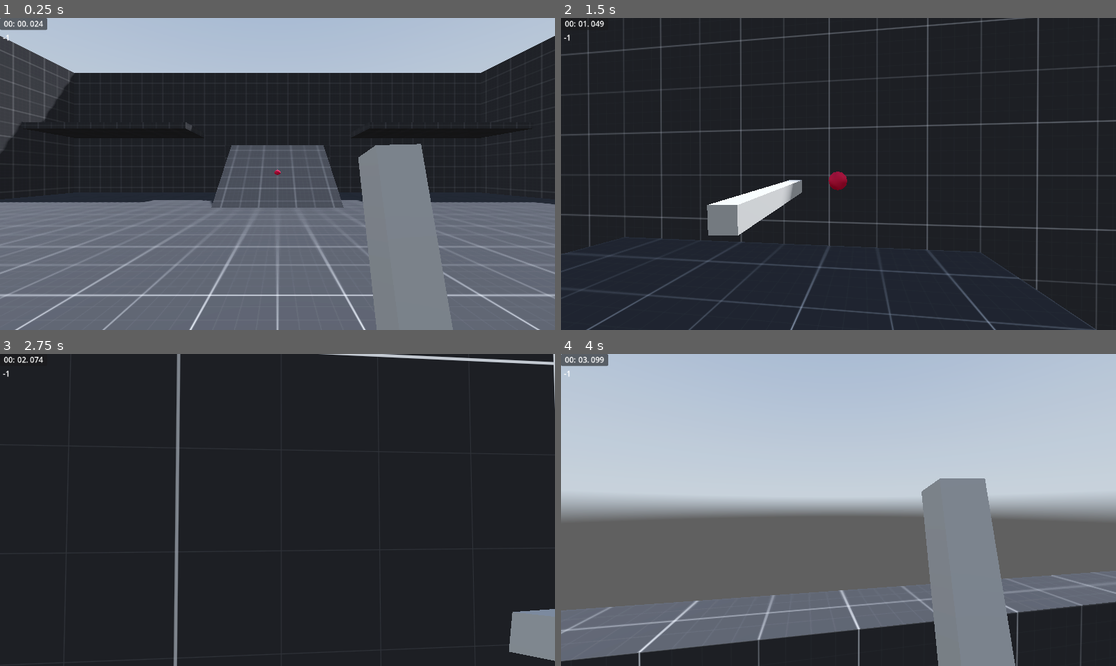
Above: before the commit, frames 1-4 (two rows, left to right).
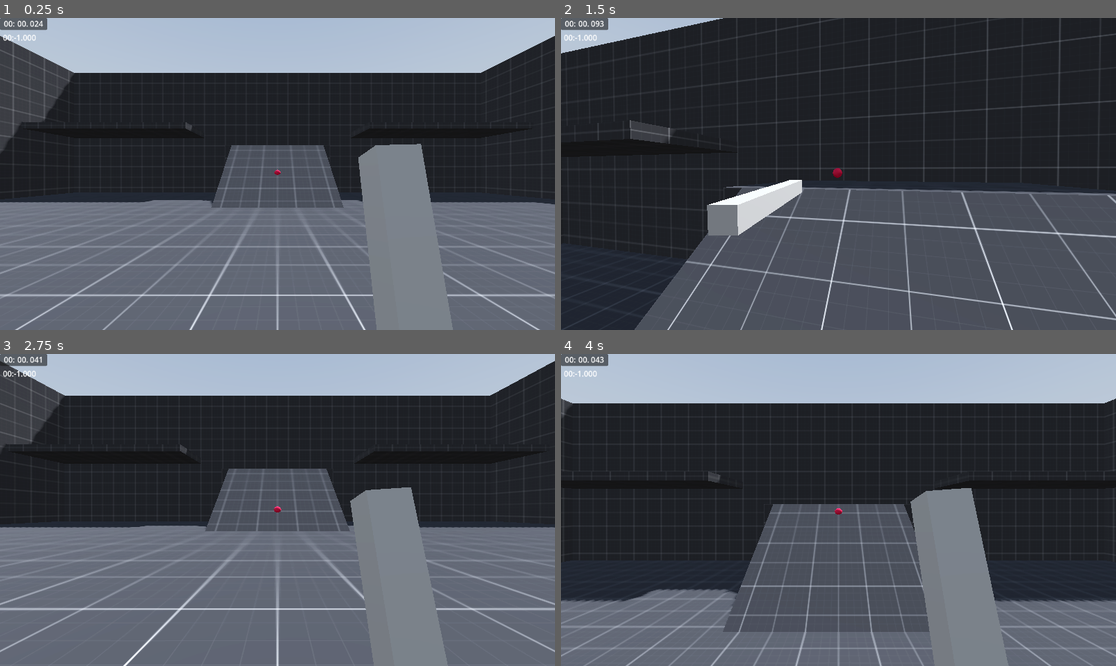
Above: after the commit, the same moments.

Repository: fearbucker/FirstPersonPlatformer
Game: Godot game, scene res://Levels/Main/L_Main.tscn
Two runs of this game, one before a commit and one after it. Both use one fixed random seed, a clock stepped at 60 frames per second and the inputs below. A sky picture missing from this copy of the repository is replaced by a grey-blue gradient.
Inputs (mouse positions are in pixels of both pictures, inside the frame that each line leads up to):
- Up to frame 1 (0.25 s): no input
- Up to frame 2 (1.5 s): move the mouse to (866, 174) at 0.52 s; hold R (R, bound only after the commit) 0.53-1.28 s; hold W (move_forward) from 0.53 s (still down); click (866, 174) at 0.67 s; tap Space (jump) at 0.77 s; move the mouse to (810, 174) at 1.27 s; click (810, 174) at 1.35 s
- Up to frame 3 (2.75 s): keep holding W (move_forward); tap Space (jump) at 1.52 s; tap R (R, bound only after the commit) at 1.55, 2.3 s; move the mouse to (288, 503) at 2.02 s; hold Ctrl (crouch) from 2.03 s (still down)
- Up to frame 4 (4 s): keep holding W (move_forward); move the mouse to (832, 516) at 2.77 s; release Ctrl (crouch) at 2.78 s; tap E (ePress) at 2.85 s; click (832, 516) at 2.92 s; tap Space (jump) at 3.02, 3.77 s; tap R (R, bound only after the commit) at 3.05 s; move the mouse to (877, 513) at 3.52 s; hold R (R, bound only after the commit) from 3.53 s (still down); tap Q (hook) at 3.6 s

The runs differ from the first frame. In frame 1, less than 0.1% of the frame differs, in the area x 0-7%, y 5-8%; in frame 2, 38%; in frame 3, 64%; in frame 4, 64%, in the area x 0-100%, y 0-100%.

Commit message:
A lot Read sum
pause menu, rearranged files, made level select cleaner, rounded numbers

Diff:
--- a/Levels/Level Select.gd
+++ /dev/null
@@ -1,25 +0,0 @@
-extends Control
-@onready var level_1 = $"Level 1"
-@onready var level_1_best_time = $"Level 1 Best Time"
-
-var lvl1save = "user://lvl1.save"
-var lvl1time
-
-# Called when the node enters the scene tree for the first time.
-func _ready():
-	load_score1()
-	level_1_best_time.text = str(lvl1time)
-
-# Called every frame. 'delta' is the elapsed time since the previous frame.
-func _process(delta):
-	pass
-
-func _on_level_1_pressed():
-	get_tree().change_scene_to_file("res://Levels/Main/L_Main.tscn")
-
-func load_score1():
-	if FileAccess.file_exists(lvl1save):
-		var file = FileAccess.open(lvl1save, FileAccess.READ)
-		if file:
-			lvl1time = file.get_float()
-			file.close()
--- a/Levels/Main/L_Main.gd
+++ b/Levels/Main/L_Main.gd
@@ -7,8 +7,10 @@
 
 @export var fast_close := true
 
+
 # Called when the node enters the scene tree for the first time.
 func _ready() -> void:
+
 	Input.set_mouse_mode(Input.MOUSE_MODE_CAPTURED)
 
 	if !OS.is_debug_build():
@@ -22,8 +24,6 @@
 
 
 func _input(event: InputEvent) -> void:
-	if event.is_action_pressed(&"ui_cancel"):
-		get_tree().quit() # Quits the game
 
 	if event.is_action_pressed(&"change_mouse_input"):
 		match Input.get_mouse_mode():
@@ -32,6 +32,8 @@
 			Input.MOUSE_MODE_VISIBLE:
 				Input.set_mouse_mode(Input.MOUSE_MODE_CAPTURED)
 
+	if event.is_action_pressed("R"):
+		get_tree().reload_current_scene()
 
 # Capture mouse if clicked on the game, needed for HTML5
 # Called when an InputEvent hasn't been consumed by _input() or any GUI item
--- a/Levels/Main/L_Main.tscn
+++ b/Levels/Main/L_Main.tscn
@@ -7,6 +7,7 @@
 [ext_resource type="Material" uid="uid://sofvlrq3jmka" path="res://Levels/Main/Materials/M_Dark.tres" id="4_m7xar"]
 [ext_resource type="Texture2D" uid="uid://bsypmdejmb4hv" path="res://Levels/Main/sky.exr" id="6_udrwv"]
 [ext_resource type="Script" path="res://Levels/Main/timer.gd" id="7_k1nvq"]
+[ext_resource type="PackedScene" uid="uid://b21aexobqgp1o" path="res://MenuScenes/pause_menu.tscn" id="8_g1tc1"]
 
 [sub_resource type="BoxMesh" id="BoxMesh_egctf"]
 size = Vector3(8, 4, 4)
@@ -348,6 +349,9 @@
 offset_right = 46.0
 offset_bottom = 52.0
 
+[node name="PauseMenu" parent="CanvasLayer" instance=ExtResource("8_g1tc1")]
+metadata/_edit_use_anchors_ = true
+
 [node name="VictoryZone" type="Area3D" parent="."]
 transform = Transform3D(1, 0, 0, 0, 1, 0, 0, 0, 1, 136.144, 45.1718, 12.0625)
 
--- a/Levels/Main/timer.gd
+++ b/Levels/Main/timer.gd
@@ -21,10 +21,11 @@
 	$Minutes.text = "%02d:" % minutes
 	$Seconds.text = "%02d." % seconds
 	$Msecs.text = "%03d" % msec
-	$BestTime.text = str(best_time)
+	$BestTime.text = "%02d:%02d.%03d" % [int(fmod(best_time, 3600) / 60), int(fmod(best_time, 60)), int(fmod(best_time, 1) * 100)]
 
 func stop() -> void:
 	set_process(false)
+
 
 func _on_victory_zone_area_entered(area):
 	stop()
@@ -32,7 +33,6 @@
 	if best_time < 0 or time < best_time:
 		best_time = time
 		save_best_time()
-		$BestTime.text = str(best_time)
 
 	Input.set_mouse_mode(Input.MOUSE_MODE_VISIBLE)
 	get_tree().change_scene_to_file("res://Levels/Transitions/lvl_1_2_transition.tscn")
--- a/Levels/Transitions/lvl_1_2_transition.gd
+++ b/Levels/Transitions/lvl_1_2_transition.gd
@@ -3,6 +3,8 @@
 @onready var retry = $Retry
 @onready var next_level = $"Next Level"
 @onready var your_best_time_was = $"Your Best Time was"
+var menu_scene = "res://MenuScenes/Main Scene.tscn"
+var curr_level = "res://Levels/Main/L_Main.tscn"
 
 var lvl1save = "user://lvl1.save"
 var lvl1time
@@ -11,13 +13,16 @@
 # Called when the node enters the scene tree for the first time.
 func _ready():
 	load_score1()
-	your_best_time_was.text = "Your best time was: " + str(lvl1time)
+	your_best_time_was.text = "Your best time was: " + number_round(lvl1time)
 	load_curr_time()
-	your_time_was.text = "Your time was: " + str(curr_time)
+	your_time_was.text = "Your times was: " + number_round(curr_time)
 
 # Called every frame. 'delta' is the elapsed time since the previous frame.
 func _process(delta):
 	pass
+
+func number_round(time):
+	return "%02d:%02d.%03d" % [int(fmod(time, 3600) / 60), int(fmod(time, 60)), int(fmod(time, 1) * 100)]
 
 func load_curr_time():
 	var file = FileAccess.open(curr_time_path, FileAccess.READ)
@@ -30,11 +35,10 @@
 
 
 func _on_retry_pressed():
-	get_tree().change_scene_to_file("res://Levels/Main/L_Main.tscn")
+	get_tree().change_scene_to_file(curr_level)
 
 func _on_next_level_pressed(): # TODO MAKE NEXT LEVEL
 	pass # Replace with function body.
 
-
 func _on_main_menu_pressed():
-	get_tree().change_scene_to_file("res://Levels/Main Scene.tscn")
+	get_tree().change_scene_to_file(menu_scene)
--- /dev/null
+++ b/MenuScenes/Level Select.gd
@@ -0,0 +1,34 @@
+extends Control
+
+#CREATE REFERENCE TO ALL LEVEL BEST TIMES HERE
+@onready var level_1_best_time = $"Level 1 Best Time"
+
+# INDEX OF ALL SCORE FILES
+var score_files = {
+	"level1": "user://lvl1.save"
+}
+
+# ADD REFERENCE TO ALL LEVELS HERE
+var level1 = "level1"
+
+# Called when the node enters the scene tree for the first time.
+func _ready():
+	load_score(level1, level_1_best_time)
+
+# Called every frame. 'delta' is the elapsed time since the previous frame.
+func _process(delta):
+	pass
+
+func text_assign(label, time):
+	label.text = "%02d:%02d.%03d" % [int(fmod(time, 3600) / 60), int(fmod(time, 60)), int(fmod(time, 1) * 100)]
+
+func _on_level_1_pressed():
+	get_tree().change_scene_to_file("res://Levels/Main/L_Main.tscn")
+
+func load_score(level, label):
+	if score_files.has(level) and FileAccess.file_exists(score_files[level]):
+		var file = FileAccess.open(score_files[level], FileAccess.READ)
+		if file:
+			var time = file.get_float()
+			file.close()
+			text_assign(label, time)
--- a/Levels/Level Select.tscn
+++ b/MenuScenes/Level Select.tscn
@@ -1,6 +1,6 @@
 [gd_scene load_steps=2 format=3 uid="uid://dfq4mocy1ygeg"]
 
-[ext_resource type="Script" path="res://Levels/Level Select.gd" id="1_gpur5"]
+[ext_resource type="Script" path="res://MenuScenes/Level Select.gd" id="1_2jm0q"]
 
 [node name="Level Select" type="Control"]
 layout_mode = 3
@@ -9,7 +9,7 @@
 anchor_bottom = 1.0
 grow_horizontal = 2
 grow_vertical = 2
-script = ExtResource("1_gpur5")
+script = ExtResource("1_2jm0q")
 
 [node name="Level 1" type="Button" parent="."]
 layout_mode = 1
--- a/Levels/Main Scene.gd
+++ b/MenuScenes/Main Scene.gd
@@ -1,5 +1,5 @@
 extends Control
-
+var level_select_scene = "res://MenuScenes/Level Select.tscn"
 
 # Called when the node enters the scene tree for the first time.
 func _ready():
@@ -10,10 +10,8 @@
 func _process(delta):
 	pass
 
-
 func _on_play_pressed():
-	get_tree().change_scene_to_file("res://Levels/Level Select.tscn")
-
+	get_tree().change_scene_to_file(level_select_scene)
 
 func _on_quit_pressed():
 	get_tree().quit()
--- a/Levels/Main Scene.tscn
+++ b/MenuScenes/Main Scene.tscn
@@ -1,6 +1,6 @@
 [gd_scene load_steps=2 format=3 uid="uid://bx52h205ix0vj"]
 
-[ext_resource type="Script" path="res://Levels/Main Scene.gd" id="1_wa5t5"]
+[ext_resource type="Script" path="res://MenuScenes/Main Scene.gd" id="1_2umal"]
 
 [node name="Main Scene" type="Control"]
 layout_mode = 3
@@ -9,7 +9,7 @@
 anchor_bottom = 1.0
 grow_horizontal = 2
 grow_vertical = 2
-script = ExtResource("1_wa5t5")
+script = ExtResource("1_2umal")
 metadata/_edit_use_anchors_ = true
 
 [node name="Menu" type="Control" parent="."]
--- /dev/null
+++ b/MenuScenes/pause_menu.gd
@@ -0,0 +1,6 @@
+extends Control
+
+func _process(delta):
+	if Input.is_action_just_pressed("Escape"):
+		get_tree().paused = !get_tree().paused
+		self.visible = !self.visible
--- /dev/null
+++ b/MenuScenes/pause_menu.tscn
@@ -0,0 +1,37 @@
+[gd_scene load_steps=2 format=3 uid="uid://b21aexobqgp1o"]
+
+[ext_resource type="Script" path="res://MenuScenes/pause_menu.gd" id="1_jsddh"]
+
+[node name="PauseMenu" type="Control"]
+process_mode = 3
+visible = false
+layout_mode = 3
+anchors_preset = 15
+anchor_right = 1.0
+anchor_bottom = 1.0
+grow_horizontal = 2
+grow_vertical = 2
+script = ExtResource("1_jsddh")
+
+[node name="ColorRect" type="ColorRect" parent="."]
+layout_mode = 1
+anchors_preset = 15
+anchor_right = 1.0
+anchor_bottom = 1.0
+grow_horizontal = 2
+grow_vertical = 2
+color = Color(0, 0, 0, 0.219608)
+
+[node name="Label" type="Label" parent="ColorRect"]
+layout_mode = 1
+anchors_preset = -1
+anchor_left = 0.347222
+anchor_right = 0.652778
+anchor_bottom = 0.197531
+offset_left = 145.0
+offset_right = -145.0
+offset_bottom = -102.0
+grow_horizontal = 2
+theme_override_font_sizes/font_size = 91
+text = "PAUSED"
+metadata/_edit_use_anchors_ = true
--- a/project.godot
+++ b/project.godot
@@ -107,6 +107,16 @@
 "events": [Object(InputEventKey,"resource_local_to_scene":false,"resource_name":"","device":-1,"window_id":0,"alt_pressed":false,"shift_pressed":false,"ctrl_pressed":false,"meta_pressed":false,"pressed":false,"keycode":0,"physical_keycode":81,"key_label":0,"unicode":113,"echo":false,"script":null)
 ]
 }
+Escape={
+"deadzone": 0.5,
+"events": [Object(InputEventKey,"resource_local_to_scene":false,"resource_name":"","device":-1,"window_id":0,"alt_pressed":false,"shift_pressed":false,"ctrl_pressed":false,"meta_pressed":false,"pressed":false,"keycode":0,"physical_keycode":4194305,"key_label":0,"unicode":0,"echo":false,"script":null)
+]
+}
+R={
+"deadzone": 0.5,
+"events": [Object(InputEventKey,"resource_local_to_scene":false,"resource_name":"","device":-1,"window_id":0,"alt_pressed":false,"shift_pressed":false,"ctrl_pressed":false,"meta_pressed":false,"pressed":false,"keycode":0,"physical_keycode":82,"key_label":0,"unicode":114,"echo":false,"script":null)
+]
+}
 
 [layer_names]
 
Not shown: 1 places in Levels/Main/L_Main.tscn that only renumber resources
